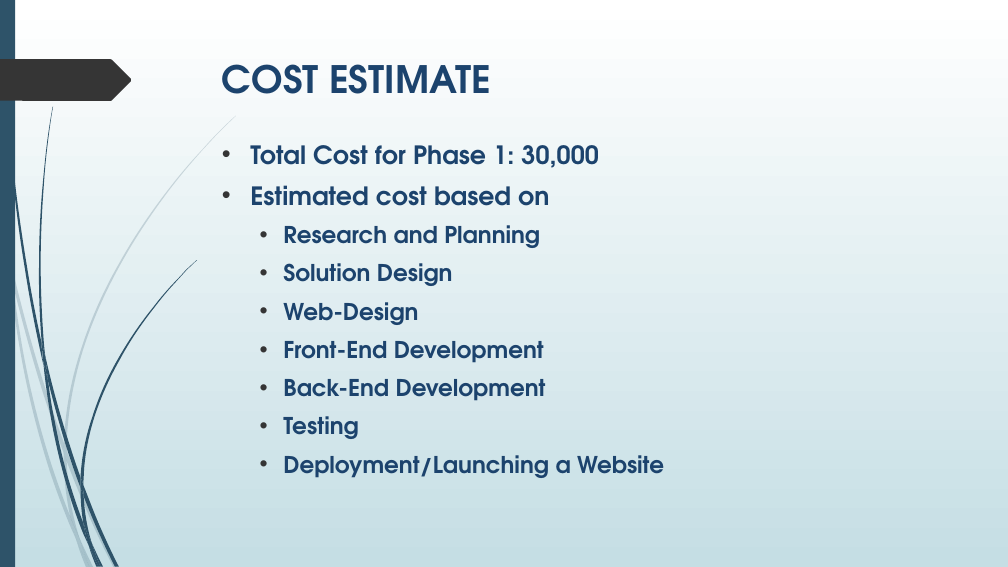
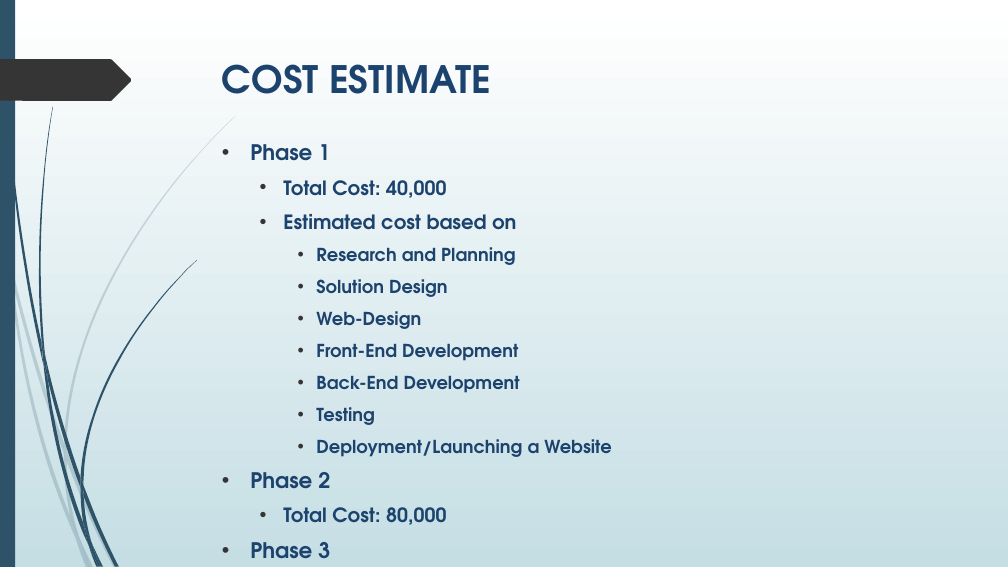
Before and after one commit to quynhhnnguyen/travelAgency, a slide deck: slide 10 of DL Travel Experts.pptx. Drawn at 1008x567 pixels with LibreOffice and Linux fonts; fonts in the diff are those of the drawing. Boxes give left, top, right and bottom in pixels: in the first picture for what was removed or moved away, otherwise in the second. Text is boxed around its words. In the diff, an @@ line names an element or a change of style, - is before the commit and + after.

Commit message:
Latest

```diff
--- a/DL Travel Experts.pptx
+++ b/DL Travel Experts.pptx
@@ text at bbox=[250, 144, 446, 198]: text changed; size 24 to 18.7 pt @@
-• Total Cost for Phase 1: 30,000
+• Phase 1
+  • Total Cost: 40,000
@@ text at bbox=[283, 214, 611, 457]: size 24 to 18.7 pt in "Estimated cost based on"; size 22 to 17 pt in "Research and Planning", "Solution Design", "Web-Design", "Front-End Development" and 3 more places; list level 1 to 2 in "Estimated cost based on"; list level 2 to 3 in "Research and Planning"; list level 2 to 3 in "Solution Design"; list level 2 to 3 in "Web-Design"; list level 2 to 3 in "Front-End Development"; list level 2 to 3 in "Back-End Development"; list level 2 to 3 in "Testing"; list level 2 to 3 in "Deployment/Launching a Website" @@
@@ text at bbox=[250, 472, 446, 558]: paragraphs added @@
+• Phase 2
+  • Total Cost: 80,000
+• Phase 3
+  • Total Cost: 80,000
```
